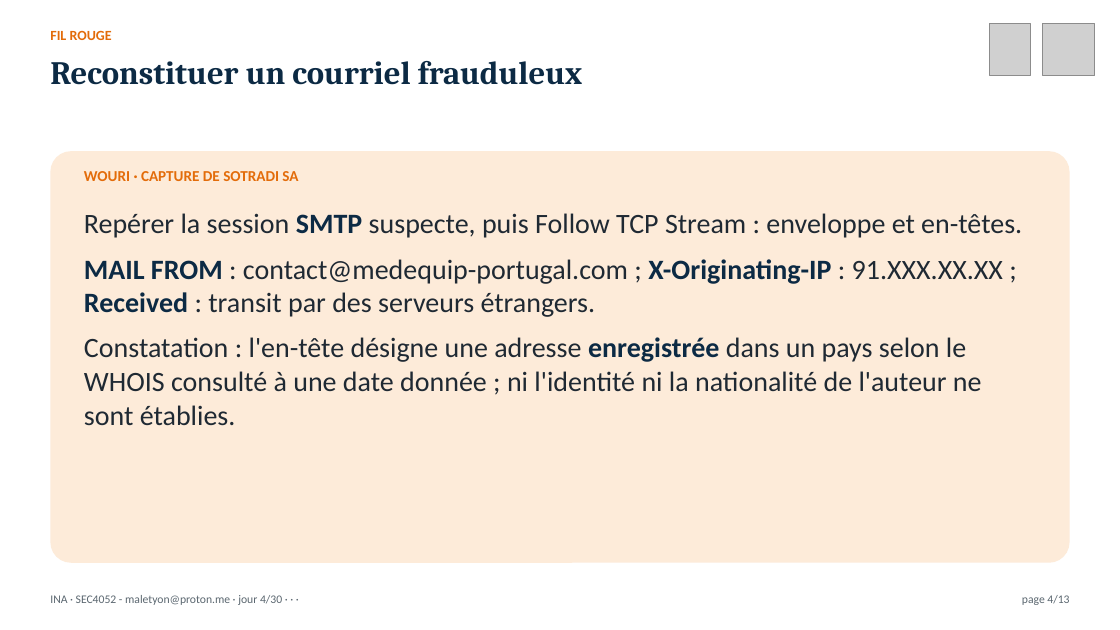
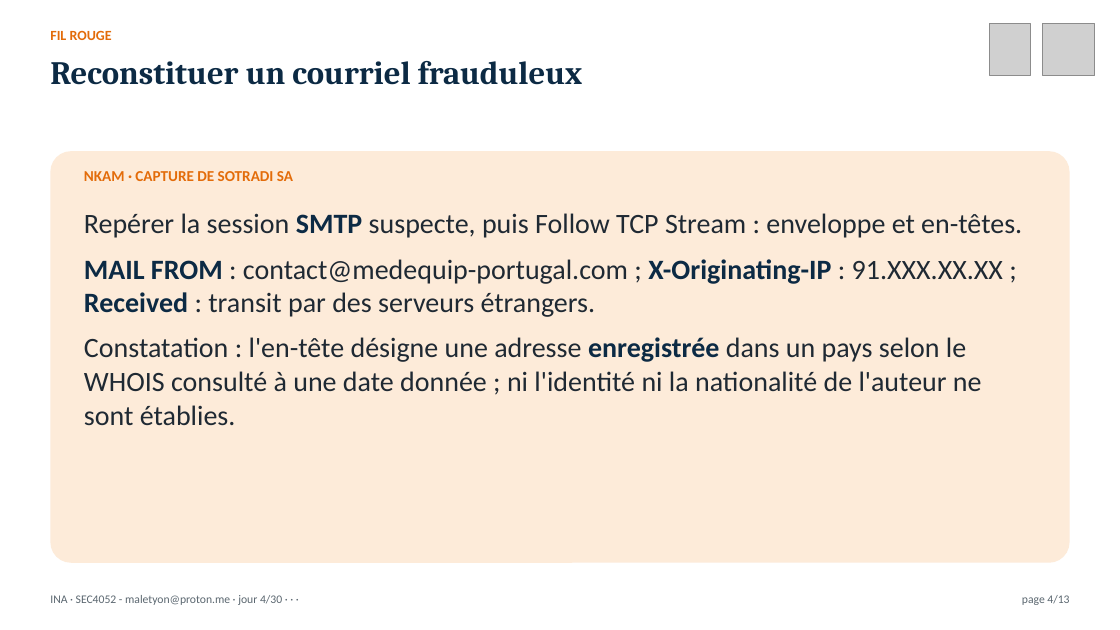
Before and after one commit to MaletYon/cours-ina, a slide deck: slide 4 of Présentation/INA_J04.pptx. Drawn at 1120x630 pixels with LibreOffice and Linux fonts; fonts in the diff are those of the drawing; grey boxes stand for pictures. Boxes give left, top, right and bottom in pixels: in the first picture for what was removed or moved away, otherwise in the second. Text is boxed around its words. In the diff, an @@ line names an element or a change of style, - is before the commit and + after.

```diff
--- a/Présentation/INA_J04.pptx
+++ b/Présentation/INA_J04.pptx
@@ text at [84, 171, 293, 181]: text changed @@
-WOURI · CAPTURE DE SOTRADI SA
+NKAM · CAPTURE DE SOTRADI SA
```
Also in this commit, not shown: 2 other slides changed, 35 other files.
